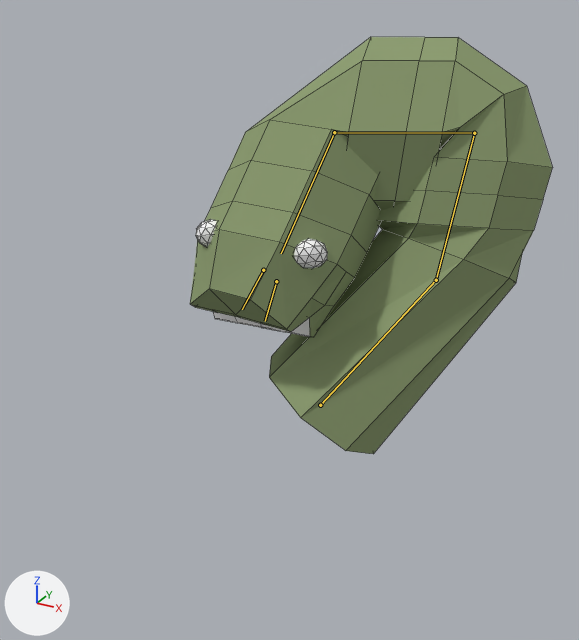
One commit to the Blender file app/models/superHead.blend: the scene before it, then after it.
The view is the same before and after, from a 50 mm camera at (4.9, -9.47, 6.96) aimed at (0.09, -0.73, 2.59). The lights are fixed; the arrows at lower left show +X, +Y and +Z. Both versions are drawn at frame 1030 of the action 'end'; the numbers are the values there. The bones that bend it are drawn over the model as lines. Mesh edges are drawn as thin lines.

In view in the first picture: 'SuperHead'.
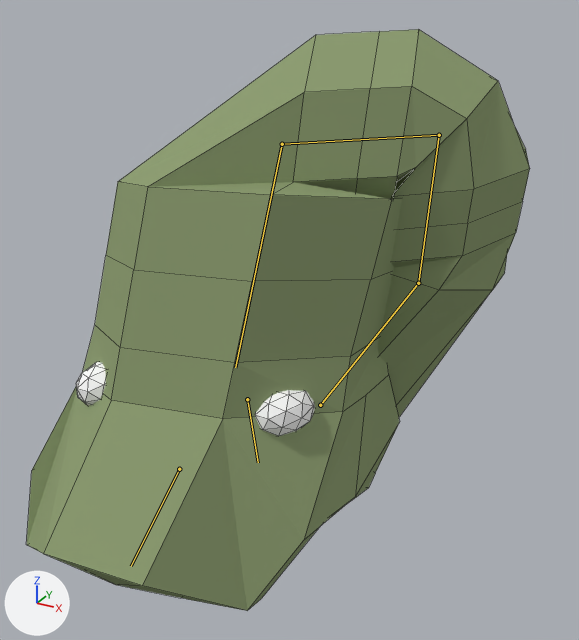
Pixel boxes (x1, y1, x2, y2) of what changed, in the pictures (579 x 640 px):
'SuperHead', posed (39% wider, 39% taller): before (190, 37, 552, 454); after (26, 29, 530, 611)
bone 'tap1', root to tip: before (320, 405) to (436, 280); after (320, 405) to (418, 283)
bone 'tap3', root to tip: before (474, 133) to (334, 132); after (439, 135) to (282, 144)
bone 'tap4', root to tip: before (334, 132) to (281, 253); after (282, 144) to (235, 367)
bone 'mouthUp', root to tip: before (263, 270) to (242, 309); after (179, 469) to (131, 566)
bone 'mouthDown', root to tip: before (276, 281) to (265, 321); after (247, 399) to (258, 462)

What changed in the scene script:
```text
Change bone_tap1:
    where bone_tap1 = bpy.data.objects['Armature'].pose.bones['tap1']
    bone_tap1.rotation_quaternion: (0.823, 0.492, 0.079, -0.274) -> (0.721, 0.632, 0.127, -0.255)  # degrees (57, 24, -24) -> degrees (79, 30, -14)
Change bone_tap3:
    where bone_tap3 = bpy.data.objects['Armature'].pose.bones['tap3']  # child of 'tap2'
    bone_tap3.rotation_quaternion: (0.669, -0.123, 0.138, 0.718) -> (0.714, -0.086, 0.137, 0.681)  # degrees (2, 21, 94) -> degrees (4, 18, 88)
Change bone_tap4:
    where bone_tap4 = bpy.data.objects['Armature'].pose.bones['tap4']  # child of 'tap3'
    bone_tap4.rotation_quaternion: (0.788, -0.112, 0.075, 0.601) -> (0.735, -0.111, 0.104, 0.661)  # degrees (-5, 15, 74) -> degrees (-2, 17, 84)
    bone_tap4.scale: (0.96, 0.76, 0.96) -> (1.58, 1.25, 1.59)
Change bone_mouthup:
    where bone_mouthup = bpy.data.objects['Armature'].pose.bones['mouthUp']  # child of 'tap4'
    bone_mouthup.location: (0.0, 0.0, 0.0) -> (-0.01, 0.35, 0.32)
    bone_mouthup.rotation_quaternion: (0.998, 0.035, 0.017, -0.017) -> (0.985, 0.167, 0.016, -0.044)  # degrees (4, 2, -2) -> degrees (19, 3, -5)
    bone_mouthup.scale: (1.0, 1.0, 1.0) -> (1.28, 1.28, 1.28)
Change bone_mouthdown:
    where bone_mouthdown = bpy.data.objects['Armature'].pose.bones['mouthDown']  # child of 'tap4'
    bone_mouthdown.location: (0.01, 0.0, -0.04) -> (-0.01, 0.04, -0.13)
    bone_mouthdown.rotation_quaternion: (0.992, -0.121, 0.01, 0.022) -> (0.972, -0.232, -0.02, 0.044)  # degrees (-14, 1, 2) -> degrees (-27, -1, 5)
    bone_mouthdown.scale: (1.0, 1.0, 1.0) -> (1.43, 1.43, 1.43)
```
